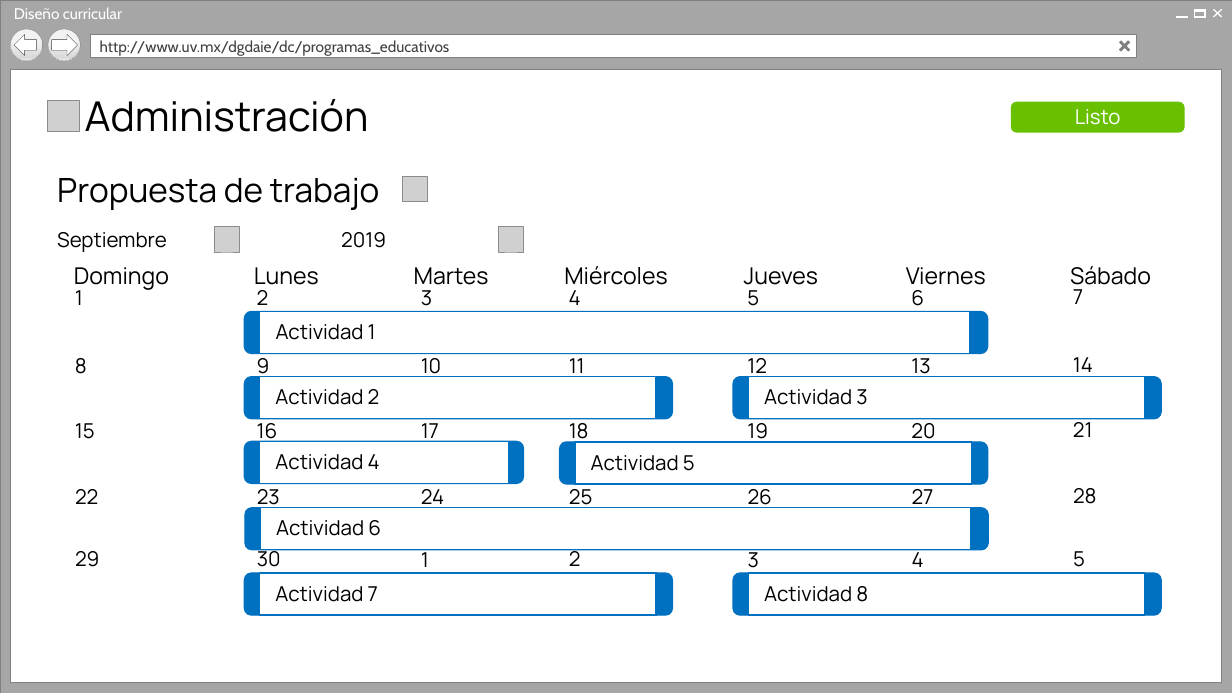
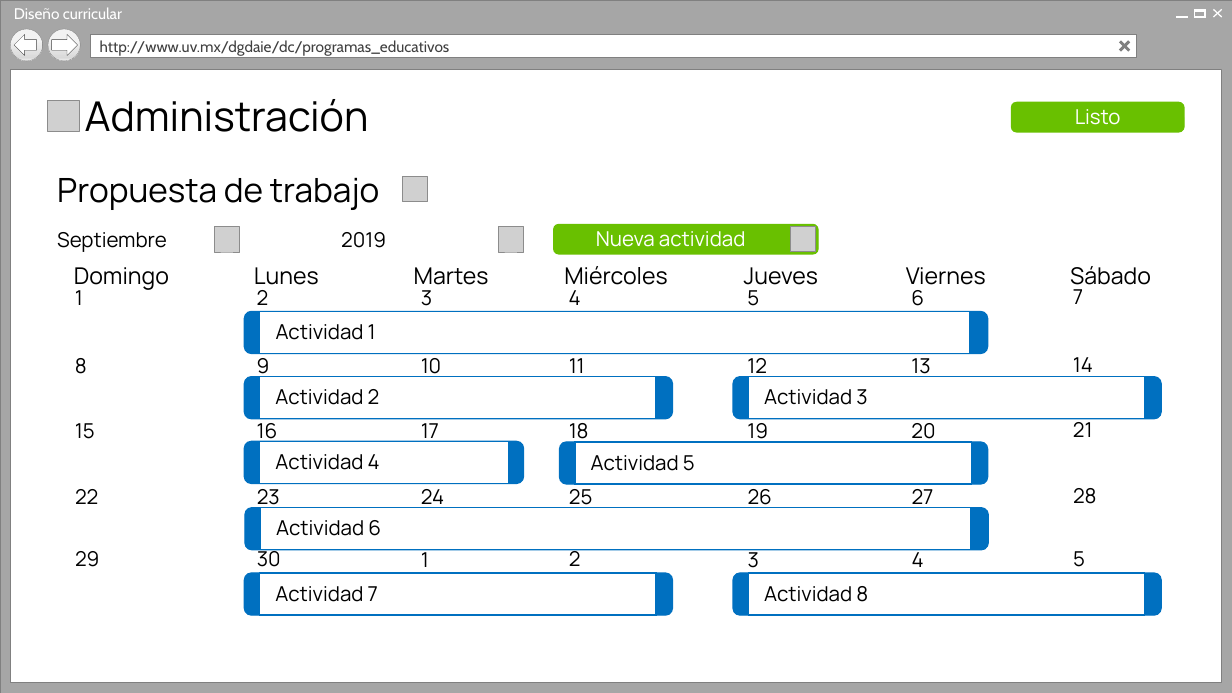
Before and after one commit to Senzho/DISENO_CURRICULAR_SS_05_2019, a slide deck: slide 12 of Diseño/Prototipos V2.pptx. Drawn at 1232x693 pixels with LibreOffice and Linux fonts; fonts in the diff are those of the drawing; grey boxes stand for pictures; background and template pictures are left out. Boxes give left, top, right and bottom in pixels: in the first picture for what was removed or moved away, otherwise in the second. Text is boxed around its words. In the diff, an @@ line names an element or a change of style, - is before the commit and + after.

Commit message:
Cronograma
1. Cronograma visual.
2. Adición de actividades.
3. Análisis de sección de cronograma.

```diff
--- a/Diseño/Prototipos V2.pptx
+++ b/Diseño/Prototipos V2.pptx
@@ rounded rectangle added at [554,225,818,254], fill #69C000, outline #69C000 1 pt @@
@@ text added at [596,231,745,247], 16 pt, text #FFFFFF @@
+Nueva actividad
@@ picture added at [790,226,816,252] @@
```
Also in this commit, not shown: 2 slides added.
